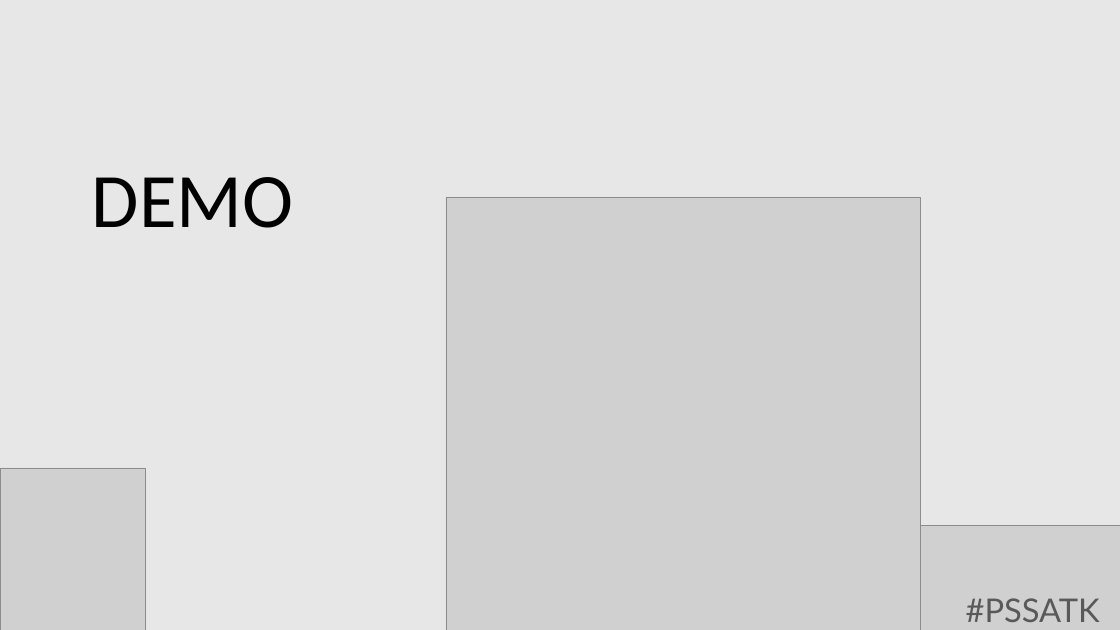
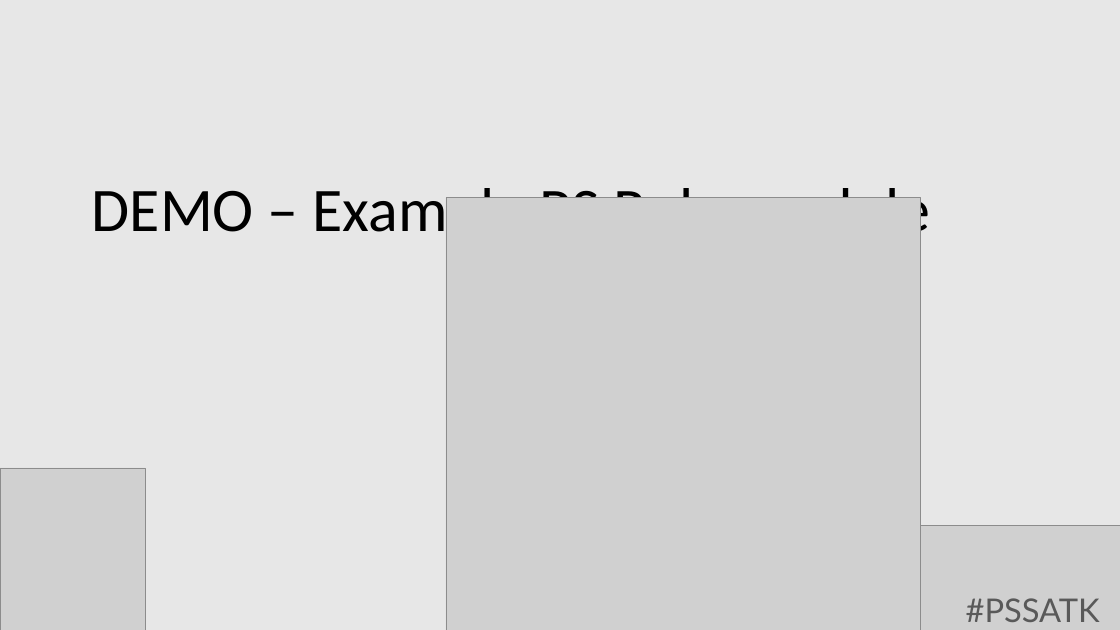
Before and after one commit to gogbg/pssatka, a slide deck: slide 13 of psrule deep-dive/pssatka-psrule.pptx (slide 14 before the commit). Drawn at 1120x630 pixels with LibreOffice and Linux fonts; fonts in the diff are those of the drawing; grey boxes stand for pictures; background and template pictures are left out. Boxes give left, top, right and bottom in pixels: in the first picture for what was removed or moved away, otherwise in the second. Text is boxed around its words. In the diff, an @@ line names an element or a change of style, - is before the commit and + after.

```diff
--- a/psrule deep-dive/pssatka-psrule.pptx
+++ b/psrule deep-dive/pssatka-psrule.pptx
@@ title at [92,188,931,246]: text changed; size 66 to 53.1 pt @@
-DEMO
+DEMO – Example PS Rule module
```
Also in this commit, not shown: 2 other slides changed, 1 slide added, 1 slide removed, 2 other files.
